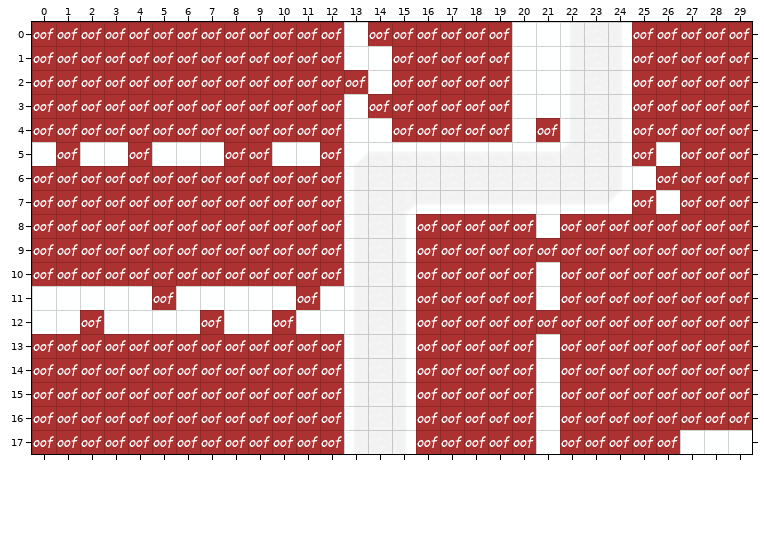
Level history. Tiled map: Assets/Maps/RC_01.tmx. The picture above is the old version.
Cells are 64x64 px. Shown: x 0..29, y 0..17.
New version:
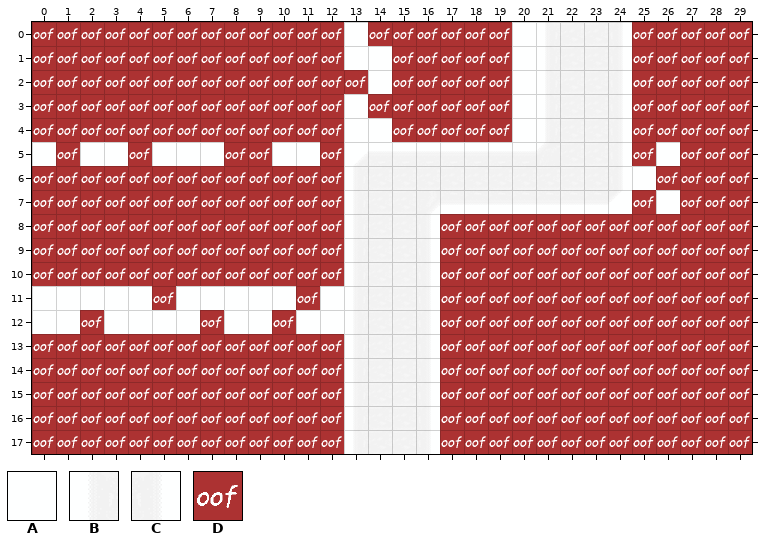
Key: from "BackgroundTileset": A 0, B 24, C 26; from "SpecialTileset": D 0.
_ is an empty cell, # one hidden under a higher layer.
Changes in this commit:
{"where": "layer \"Background\""}
{"y":4,"x":21,"old":"#","new":"B"}
{"y":8,"x":16,"old":"#","new":"C"}
{"y":8,"x":21,"old":"A","new":"_"}
{"y":9,"x":16,"old":"#","new":"C"}
{"y":10,"x":16,"old":"#","new":"C"}
{"y":10,"x":21,"old":"A","new":"_"}
{"y":11,"x":16,"old":"#","new":"C"}
{"y":11,"x":21,"old":"A","new":"_"}
{"y":12,"x":16,"old":"#","new":"C"}
{"y":13,"x":16,"old":"#","new":"C"}
{"y":13,"x":21,"old":"A","new":"_"}
{"y":14,"x":16,"old":"#","new":"C"}
{"y":14,"x":21,"old":"A","new":"_"}
{"y":15,"x":16,"old":"#","new":"C"}
{"y":15,"x":21,"old":"A","new":"_"}
{"y":16,"x":16,"old":"#","new":"C"}
{"y":16,"x":21,"old":"A","new":"_"}
{"y":17,"x":16,"old":"#","new":"C"}
{"y":17,"x":21,"old":"A","new":"_"}
{"y":17,"x":27,"old":"AAA","new":"___"}
{"where": "layer \"Obstacles\""}
{"y":4,"x":21,"old":"D","new":"_"}
{"y":8,"x":16,"old":"D","new":"_"}
{"y":8,"x":21,"old":"_","new":"D"}
{"y":9,"x":16,"old":"D","new":"_"}
{"y":10,"x":16,"old":"D","new":"_"}
{"y":10,"x":21,"old":"_","new":"D"}
{"y":11,"x":16,"old":"D","new":"_"}
{"y":11,"x":21,"old":"_","new":"D"}
{"y":12,"x":16,"old":"D","new":"_"}
{"y":13,"x":16,"old":"D","new":"_"}
{"y":13,"x":21,"old":"_","new":"D"}
{"y":14,"x":16,"old":"D","new":"_"}
{"y":14,"x":21,"old":"_","new":"D"}
{"y":15,"x":16,"old":"D","new":"_"}
{"y":15,"x":21,"old":"_","new":"D"}
{"y":16,"x":16,"old":"D","new":"_"}
{"y":16,"x":21,"old":"_","new":"D"}
{"y":17,"x":16,"old":"D","new":"_"}
{"y":17,"x":21,"old":"_","new":"D"}
{"y":17,"x":27,"old":"___","new":"DDD"}
{"label":"changed","picture_box":[536,118,560,142]}
{"label":"changed","picture_box":[416,214,440,454]}
{"label":"changed","picture_box":[536,214,560,238]}
{"label":"changed","picture_box":[536,262,560,310]}
{"label":"changed","picture_box":[536,334,560,454]}
{"label":"changed","picture_box":[680,430,752,454]}
